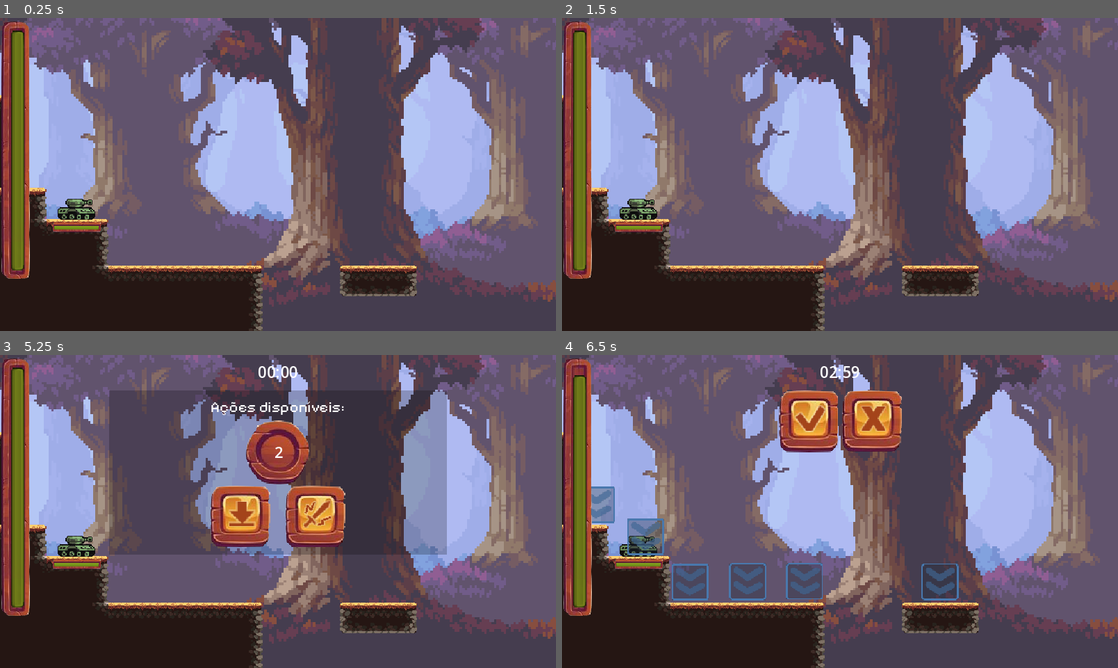
Above: before the commit, frames 1-4 (two rows, left to right).
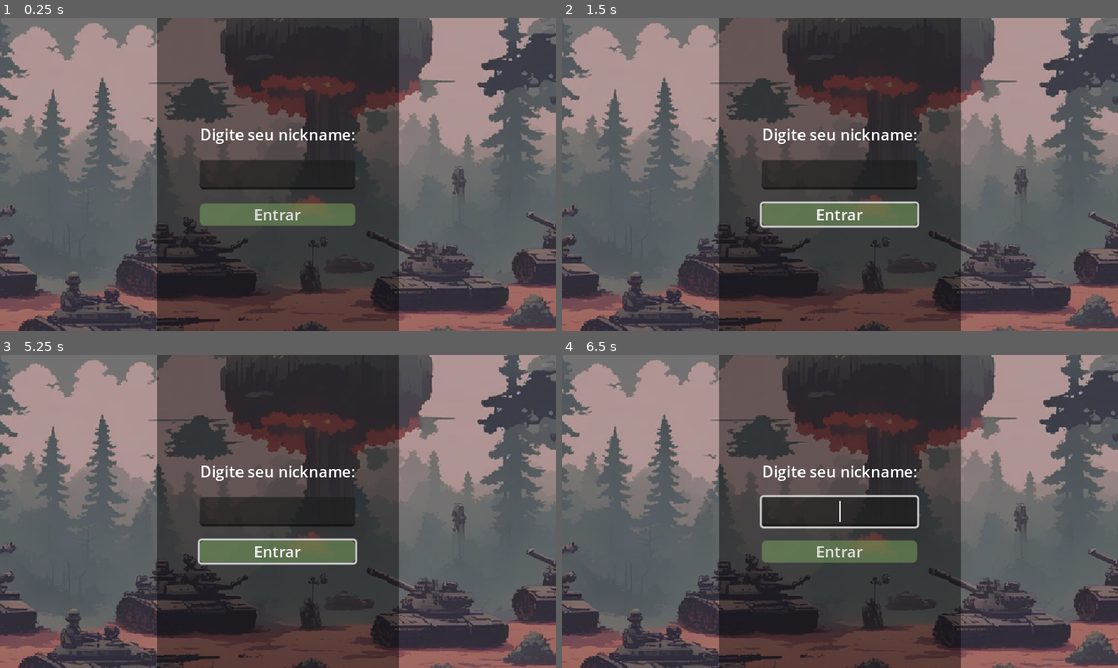
Above: after the commit, the same moments.

Repository: estenio12/tankWar
Game: Godot game, scene res://UI/lobby.tscn
The game is run twice, just before and just after one commit, with the same random seed, the same clock (stepped at 60 frames per second) and the same inputs. Before the commit the project starts from res://Maps/Arena.tscn.
Inputs (mouse positions are in pixels of both pictures, inside the frame that each line leads up to):
- Up to frame 1 (0.25 s): no input
- Up to frame 2 (1.5 s): click (840, 215) at 0.5 s, where only the run after the commit has a clickable "Entrar"; click (840, 215) at 1.25 s, where only the run after the commit has a clickable "Entrar"
- Up to frame 3 (5.25 s): click (278, 552) at 2 s, where only the run after the commit has a clickable "Entrar"; tap Enter at 2.75, 4.25 s; tap Space at 3.5, 5 s
- Up to frame 4 (6.5 s): click (801, 517) at 5.77 s

The runs differ from the first frame. In frame 1, 80% of the frame differs, in the area x 0-100%, y 0-100%; in frame 2, 80%; in frame 3, 78%; in frame 4, 81%.

Commit message:
backup2025-02-01

Diff:
--- a/Client/Actors/Bullet/Bullet.tscn
+++ b/Client/Actors/Bullet/Bullet.tscn
@@ -1,7 +1,9 @@
-[gd_scene load_steps=7 format=3 uid="uid://cmtar6dmqlrtq"]
+[gd_scene load_steps=9 format=3 uid="uid://cmtar6dmqlrtq"]
 
 [ext_resource type="Script" path="res://Actors/Bullet/bullet.gd" id="1_qcdem"]
 [ext_resource type="Texture2D" uid="uid://dinej5exfhevb" path="res://Actors/Player/tank.png" id="2_bo5qx"]
+[ext_resource type="AudioStream" uid="uid://c7d12j0txwdax" path="res://Audio/bullet_hit_tank.wav" id="3_0dxp3"]
+[ext_resource type="AudioStream" uid="uid://dx4vb5p56vp4w" path="res://Audio/bullet_hit_wall.wav" id="3_75dhd"]
 
 [sub_resource type="CircleShape2D" id="CircleShape2D_nv157"]
 radius = 5.0
@@ -41,5 +43,13 @@
 offset_bottom = 2.0
 texture = SubResource("AtlasTexture_852vu")
 
+[node name="SFX_hit_tank" type="AudioStreamPlayer" parent="."]
+stream = ExtResource("3_0dxp3")
+playback_type = 1
+
+[node name="SFX_hit_wall" type="AudioStreamPlayer" parent="."]
+stream = ExtResource("3_75dhd")
+playback_type = 1
+
 [connection signal="area_entered" from="." to="." method="_on_area_entered"]
 [connection signal="body_entered" from="." to="." method="_on_body_entered"]
--- a/Client/Actors/Bullet/bullet.gd
+++ b/Client/Actors/Bullet/bullet.gd
@@ -4,6 +4,8 @@
 
 @onready var ref_green_bullet = $GreenPlayerBullet;
 @onready var ref_red_bullet   = $RedPlayerBullet;
+@onready var ref_sfx_hit_tank: AudioStreamPlayer = $SFX_hit_tank;
+@onready var ref_sfx_hit_wall: AudioStreamPlayer = $SFX_hit_wall;
 
 @export var ref_explosion: Node2D;
 
@@ -65,6 +67,11 @@
 	ref_explosion.Active(global_position);
 	canMove = false;
 
+	if(area && area.is_in_group("Player")):
+		ref_sfx_hit_tank.play()
+	else:
+		ref_sfx_hit_wall.play()
+
 	await get_tree().create_timer(2).timeout;
 
 	# Aplica reset e emite para fora.
--- a/Client/Maps/Arena.tscn
+++ b/Client/Maps/Arena.tscn
@@ -13,6 +13,8 @@
 [ext_resource type="PackedScene" uid="uid://l3yr3emqk5gn" path="res://Actors/BulletExplosion/BulletExplosion.tscn" id="9_lojp2"]
 [ext_resource type="Script" path="res://Maps/Placement.gd" id="9_mnq3g"]
 [ext_resource type="Texture2D" uid="uid://dd1n5kqwmhg2h" path="res://UI/UIAsset2.png" id="12_km1gm"]
+[ext_resource type="AudioStream" uid="uid://cylb4amggtwm2" path="res://Audio/tank_fire.wav" id="14_4lu8x"]
+[ext_resource type="AudioStream" uid="uid://dkathumh8mekd" path="res://Audio/bg_music.wav" id="15_wy606"]
 
 [sub_resource type="TileSetAtlasSource" id="TileSetAtlasSource_4v7gw"]
 texture = ExtResource("1_auuua")
@@ -1200,6 +1202,16 @@
 
 [node name="TurnTimeManager" type="Timer" parent="HUD/TurnTimer"]
 
+[node name="SFX_Fire" type="AudioStreamPlayer" parent="."]
+stream = ExtResource("14_4lu8x")
+playback_type = 1
+
+[node name="SFX_Env" type="AudioStreamPlayer" parent="."]
+stream = ExtResource("15_wy606")
+volume_db = -15.0
+autoplay = true
+playback_type = 1
+
 [connection signal="button_down" from="HUD/ChooseAction/VBoxContainer/HBoxContainer/MovimentAction" to="." method="_on_moviment_action_button_down"]
 [connection signal="button_down" from="HUD/ChooseAction/VBoxContainer/HBoxContainer/AttackAction" to="." method="_on_attack_action_button_down"]
 [connection signal="button_up" from="HUD/ApplyAction/BtnAccept" to="." method="_on_btn_apply_action_accept_button_up"]
--- a/Client/Maps/arena.gd
+++ b/Client/Maps/arena.gd
@@ -25,6 +25,7 @@
 @onready var ref_hud_turn_time: CenterContainer = $HUD/TurnTimer;
 @onready var ref_hud_turn_time_counter: ProgressBar = $HUD/TurnTimer/ProgressBar;
 @onready var ref_hud_turn_time_manager: Timer = $HUD/TurnTimer/TurnTimeManager;
+@onready var ref_sfx_fire: AudioStreamPlayer = $SFX_Fire;
 
 @onready var lobby_scene: PackedScene = preload("res://UI/lobby.tscn");
 
@@ -201,6 +202,7 @@
 			# print("Debug Apply Attack: ", packet);
 			ref_camera.EnableTargetInBullet(true);
 			ref_bullet.fire(packet["position"], packet["angle"], packet["power"]);
+			ref_sfx_fire.play();
 			ref_hud_turn_time_manager.stop();
 		EGlobalEnums.NETCODE.END_GAME:
 			ref_hud_turn_time_manager.stop();
--- a/Client/UI/lobby.tscn
+++ b/Client/UI/lobby.tscn
@@ -1,6 +1,7 @@
-[gd_scene load_steps=4 format=3 uid="uid://b2rpjwqrbgpn2"]
+[gd_scene load_steps=5 format=3 uid="uid://b2rpjwqrbgpn2"]
 
 [ext_resource type="Texture2D" uid="uid://cv2cery3n2lp6" path="res://UI/bg.png" id="1_3hn7t"]
+[ext_resource type="AudioStream" uid="uid://cnumy7hrlcsk7" path="res://Audio/Looby.wav" id="2_mpilh"]
 
 [sub_resource type="StyleBoxFlat" id="StyleBoxFlat_mxuau"]
 bg_color = Color(0.490196, 0.658824, 0.376471, 0.501961)
@@ -65,3 +66,8 @@
 [node name="Label" type="Label" parent="Register/WaitContainer"]
 layout_mode = 2
 text = "Aguardando partida..."
+
+[node name="SFX_BG" type="AudioStreamPlayer" parent="."]
+stream = ExtResource("2_mpilh")
+volume_db = -10.0
+autoplay = true
--- /dev/null
+++ b/Client/default_bus_layout.tres
@@ -0,0 +1,3 @@
+[gd_resource type="AudioBusLayout" format=3 uid="uid://bwj81ye6d5oh7"]
+
+[resource]
--- a/Client/project.godot
+++ b/Client/project.godot
@@ -11,7 +11,7 @@
 [application]
 
 config/name="client"
-run/main_scene="res://Maps/Arena.tscn"
+run/main_scene="res://UI/lobby.tscn"
 config/features=PackedStringArray("4.3", "GL Compatibility")
 config/icon="res://icon.svg"
 
Not shown, added: Client/Audio/Looby.wav.import
Not shown, added: Client/Audio/bg_music.wav.import
Not shown, added: Client/Audio/bullet_hit_tank.wav.import
Not shown, added: Client/Audio/bullet_hit_wall.wav.import
Not shown, added: Client/Audio/tank_fire.wav.import
Not shown: 1 places in Client/Maps/Arena.tscn that only renumber resources
Not shown, added: Client/Audio/Looby.wav
Not shown, added: Client/Audio/bg_music.wav
Not shown, added: Client/Audio/bullet_hit_tank.wav
Not shown, added: Client/Audio/bullet_hit_wall.wav
Not shown, added: Client/Audio/tank_fire.wav
